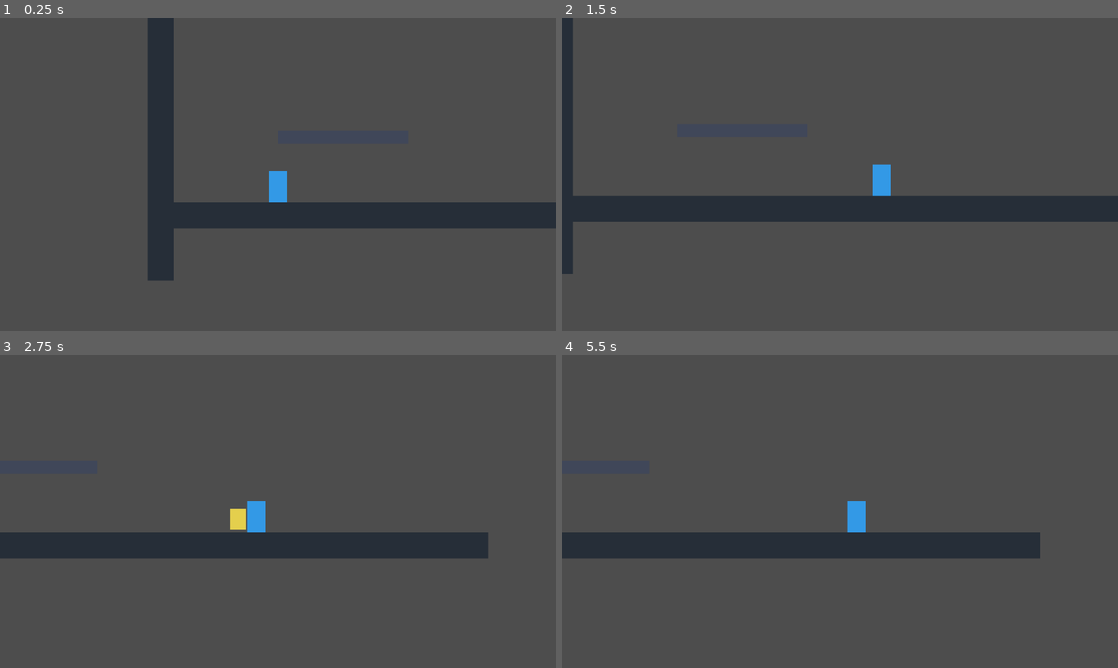
Above: before the commit, frames 1-4 (two rows, left to right).
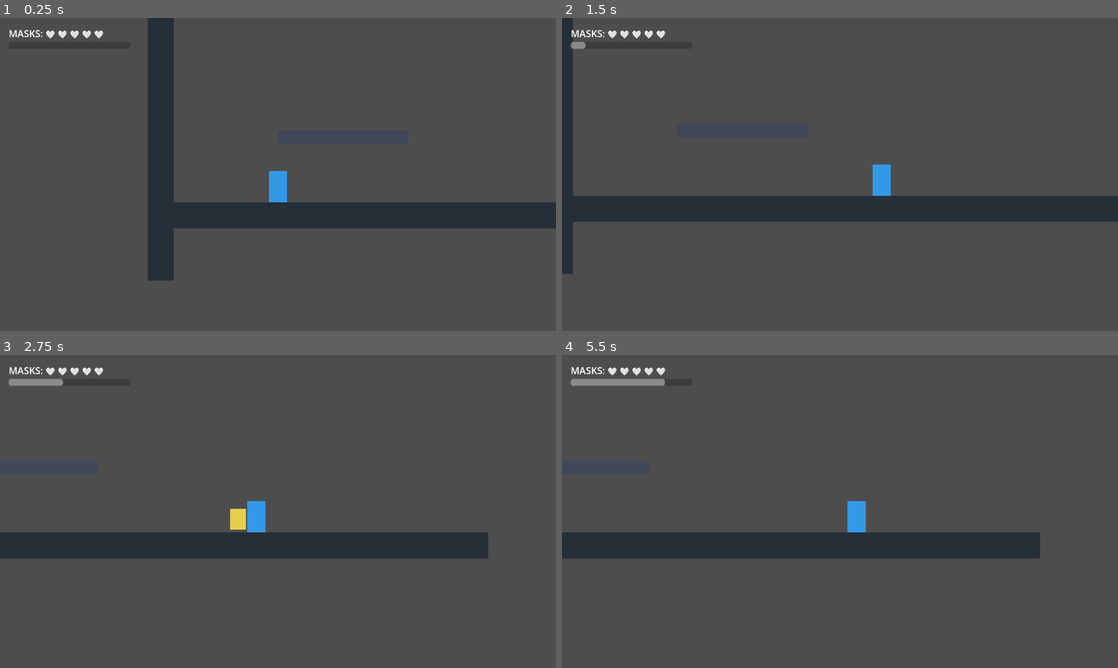
Above: after the commit, the same moments.

Repository: louisfghbvc/hoh-game-studio
Game: Godot game, scene res://scenes/main.tscn
Same seed, same stepped clock (60 frames per second), same inputs: the game is played once before the commit and once after it.
Inputs (mouse positions are in pixels of both pictures, inside the frame that each line leads up to):
- Up to frame 1 (0.25 s): no input
- Up to frame 2 (1.5 s): tap Enter (ui_accept) at 0.5, 0.77 s; move the mouse to (962, 158) at 0.52 s; hold Q 0.53-1.28 s; hold Right (ui_right) from 0.53 s (still down); click (962, 158) at 0.67 s; move the mouse to (728, 190) at 1.27 s; tap Shift at 1.35 s
- Up to frame 3 (2.75 s): tap Enter (ui_accept) at 1.52 s; move the mouse to (333, 442) at 2.02 s; release Right (ui_right) at 2.03 s; hold Left (ui_left) from 2.03 s (still down); hold J from 2.03 s (still down)
- Up to frame 4 (5.5 s): move the mouse to (812, 574) at 2.77 s; release Left (ui_left) at 2.78 s; release J at 2.78 s; hold Right (ui_right) 2.78-4.28 s; tap Z at 2.85 s; click (812, 574) at 2.92 s; tap Enter (ui_accept) at 3.02, 3.77, 4.52 s; move the mouse to (1006, 558) at 3.52 s; hold Q 3.53-4.28 s; move the mouse to (673, 464) at 4.27 s; hold Left (ui_left) 4.28-5.03 s; tap Shift at 4.35 s; move the mouse to (867, 511) at 5.02 s; hold Right (ui_right) from 5.03 s (still down); hold J from 5.03 s (still down); click (867, 511) at 5.17 s

The runs differ from the first frame. In frame 1, 0.2% of the frame differs, in the area x 1-19%, y 3-7%; in frame 2, 0.3%; in frame 3, 0.4%; in frame 4, 0.6%, in the area x 1-19%, y 3-10%.

Commit message:
hoh(loop-004/005): add enemy AI state machines and Mask/Soul HUD overlay

Diff:
--- /dev/null
+++ b/game/scenes/hud.tscn
@@ -0,0 +1,26 @@
+[gd_scene load_steps=2 format=3 uid="uid://bhud_void_knight_001"]
+
+[ext_resource type="Script" path="res://scripts/hud.gd" id="1_hud_script"]
+
+[node name="HUD" type="CanvasLayer"]
+script = ExtResource("1_hud_script")
+
+[node name="MarginContainer" type="MarginContainer" parent="."]
+offset_left = 20.0
+offset_top = 20.0
+offset_right = 300.0
+offset_bottom = 100.0
+
+[node name="VBoxContainer" type="VBoxContainer" parent="MarginContainer"]
+layout_mode = 2
+
+[node name="HealthLabel" type="Label" parent="MarginContainer/VBoxContainer"]
+layout_mode = 2
+theme_override_font_sizes/font_size = 22
+text = "MASKS: 🤍 🤍 🤍 🤍 🤍"
+
+[node name="SoulBar" type="ProgressBar" parent="MarginContainer/VBoxContainer"]
+custom_minimum_size = Vector2(200, 16)
+layout_mode = 2
+value = 0.0
+show_percentage = false
--- a/game/scenes/main.tscn
+++ b/game/scenes/main.tscn
@@ -1,11 +1,14 @@
-[gd_scene load_steps=3 format=3 uid="uid://bmain_void_knight_001"]
+[gd_scene load_steps=4 format=3 uid="uid://bmain_void_knight_001"]
 
 [ext_resource type="PackedScene" path="res://scenes/player.tscn" id="1_player_scene"]
+[ext_resource type="PackedScene" path="res://scenes/hud.tscn" id="2_hud_scene"]
 
 [sub_resource type="RectangleShape2D" id="RectangleShape2D_box"]
 size = Vector2(1000, 40)
 
 [node name="Main" type="Node2D"]
+
+[node name="HUD" parent="." instance=ExtResource("2_hud_scene")]
 
 [node name="Environment" type="Node2D" parent="."]
 
--- a/game/scenes/player.tscn
+++ b/game/scenes/player.tscn
@@ -5,7 +5,7 @@
 [sub_resource type="RectangleShape2D" id="RectangleShape2D_player"]
 size = Vector2(28, 48)
 
-[node name="Player" type="CharacterBody2D"]
+[node name="Player" type="CharacterBody2D" groups=["player"]]
 collision_layer = 2
 collision_mask = 1
 script = ExtResource("1_player_script")
--- /dev/null
+++ b/game/scripts/crawler_enemy.gd
@@ -0,0 +1,23 @@
+extends VoidEnemy
+class_name CrawlerEnemy
+
+@export var move_speed: float = 80.0
+var direction: int = 1
+var gravity: float = ProjectSettings.get_setting("physics/2d/default_gravity", 980.0)
+
+@onready var ledge_check: RayCast2D = $LedgeCheck if has_node("LedgeCheck") else null
+
+func _physics_process(delta: float) -> void:
+	if not is_on_floor():
+		velocity.y += gravity * delta
+
+	# Patrol movement
+	velocity.x = direction * move_speed
+
+	# Turn around at wall or ledge edge
+	if is_on_wall() or (ledge_check and is_on_floor() and not ledge_check.is_colliding()):
+		direction *= -1
+		if ledge_check:
+			ledge_check.position.x *= -1
+
+	move_and_slide()
--- /dev/null
+++ b/game/scripts/enemy_base.gd
@@ -0,0 +1,54 @@
+extends CharacterBody2D
+class_name VoidEnemy
+
+@export var max_health: int = 3
+@export var current_health: int = 3
+@export var contact_damage: int = 1
+@export var knockback_force: float = 300.0
+@export var soul_reward: float = 15.0
+
+signal enemy_died(enemy)
+signal enemy_damaged(new_hp)
+
+@onready var hurtbox: Area2D = $Hurtbox if has_node("Hurtbox") else null
+
+func _ready() -> void:
+	if hurtbox:
+		hurtbox.body_entered.connect(_on_hurtbox_body_entered)
+		hurtbox.area_entered.connect(_on_hurtbox_area_entered)
+
+func take_damage(amount: int, source_position: Vector2 = Vector2.ZERO) -> void:
+	current_health -= amount
+	emit_signal("enemy_damaged", current_health)
+
+	# Apply Knockback
+	if source_position != Vector2.ZERO:
+		var knock_dir = (global_position - source_position).normalized()
+		velocity = knock_dir * knockback_force
+
+	# Flash White Effect
+	var rect = $ColorRect if has_node("ColorRect") else null
+	if rect:
+		var orig_color = rect.color
+		rect.color = Color.WHITE
+		await get_tree().create_timer(0.08).timeout
+		if is_instance_valid(rect):
+			rect.color = orig_color
+
+	if current_health <= 0:
+		die()
+
+func die() -> void:
+	emit_signal("enemy_died", self)
+	# Give soul reward to player if in scene
+	var player = get_tree().get_first_node_in_group("player")
+	if player and player.has_method("add_soul"):
+		player.add_soul(soul_reward)
+	queue_free()
+
+func _on_hurtbox_body_entered(body: Node2D) -> void:
+	if body is VoidPlayer:
+		body.take_damage(contact_damage, global_position)
+
+func _on_hurtbox_area_entered(area: Area2D) -> void:
+	pass
--- /dev/null
+++ b/game/scripts/flying_enemy.gd
@@ -0,0 +1,26 @@
+extends VoidEnemy
+class_name FlyingEnemy
+
+@export var fly_speed: float = 110.0
+@export var detection_radius: float = 250.0
+
+var start_position: Vector2
+
+func _ready() -> void:
+	super._ready()
+	start_position = global_position
+
+func _physics_process(delta: float) -> void:
+	var player = get_tree().get_first_node_in_group("player")
+	if player:
+		var dist = global_position.distance_to(player.global_position)
+		if dist <= detection_radius:
+			# Chase player
+			var move_dir = (player.global_position - global_position).normalized()
+			velocity = velocity.move_toward(move_dir * fly_speed, 400.0 * delta)
+		else:
+			# Return to start position
+			var move_dir = (start_position - global_position).normalized()
+			velocity = velocity.move_toward(move_dir * (fly_speed * 0.5), 200.0 * delta)
+
+	move_and_slide()
--- /dev/null
+++ b/game/scripts/hud.gd
@@ -0,0 +1,23 @@
+extends CanvasLayer
+class_name GameHUD
+
+@onready var health_label: Label = $MarginContainer/VBoxContainer/HealthLabel if has_node("MarginContainer/VBoxContainer/HealthLabel") else null
+@onready var soul_progress: ProgressBar = $MarginContainer/VBoxContainer/SoulBar if has_node("MarginContainer/VBoxContainer/SoulBar") else null
+
+func _ready() -> void:
+	var player = get_tree().get_first_node_in_group("player")
+	if player:
+		player.health_changed.connect(_on_player_health_changed)
+		player.soul_changed.connect(_on_player_soul_changed)
+		_on_player_health_changed(player.current_health, player.max_health)
+		_on_player_soul_changed(player.current_soul, player.max_soul)
+
+func _on_player_health_changed(current_hp: int, max_hp: int) -> void:
+	if health_label:
+		var masks = "🤍 ".repeat(current_hp)
+		var empty_masks = "🖤 ".repeat(max_hp - current_hp)
+		health_label.text = "MASKS: " + masks + empty_masks
+
+func _on_player_soul_changed(current_soul: float, max_soul: float) -> void:
+	if soul_progress:
+		soul_progress.value = (current_soul / max_soul) * 100.0
--- a/game/scripts/player.gd
+++ b/game/scripts/player.gd
@@ -180,6 +180,14 @@
 func add_soul(amount: float) -> void:
 	current_soul = min(max_soul, current_soul + amount)
 	emit_signal("soul_changed", current_soul, max_soul)
+
+func take_damage(amount: int, source_pos: Vector2 = Vector2.ZERO) -> void:
+	current_health = max(0, current_health - amount)
+	emit_signal("health_changed", current_health, max_health)
+	if source_pos != Vector2.ZERO:
+		var knock_dir = (global_position - source_pos).normalized()
+		velocity.x = knock_dir.x * 280.0
+		velocity.y = -220.0
 
 func _handle_focus_healing(delta: float) -> void:
 	if current_health >= max_health or current_soul < 33.0:
Not shown, added: .gameloop/receipts/loop-0004/developer-2506492d0d72.json
Not shown, added: .gameloop/receipts/loop-0004/planner-54706c0c8dd4.json
Not shown, changed: .gameloop/vcs.json
